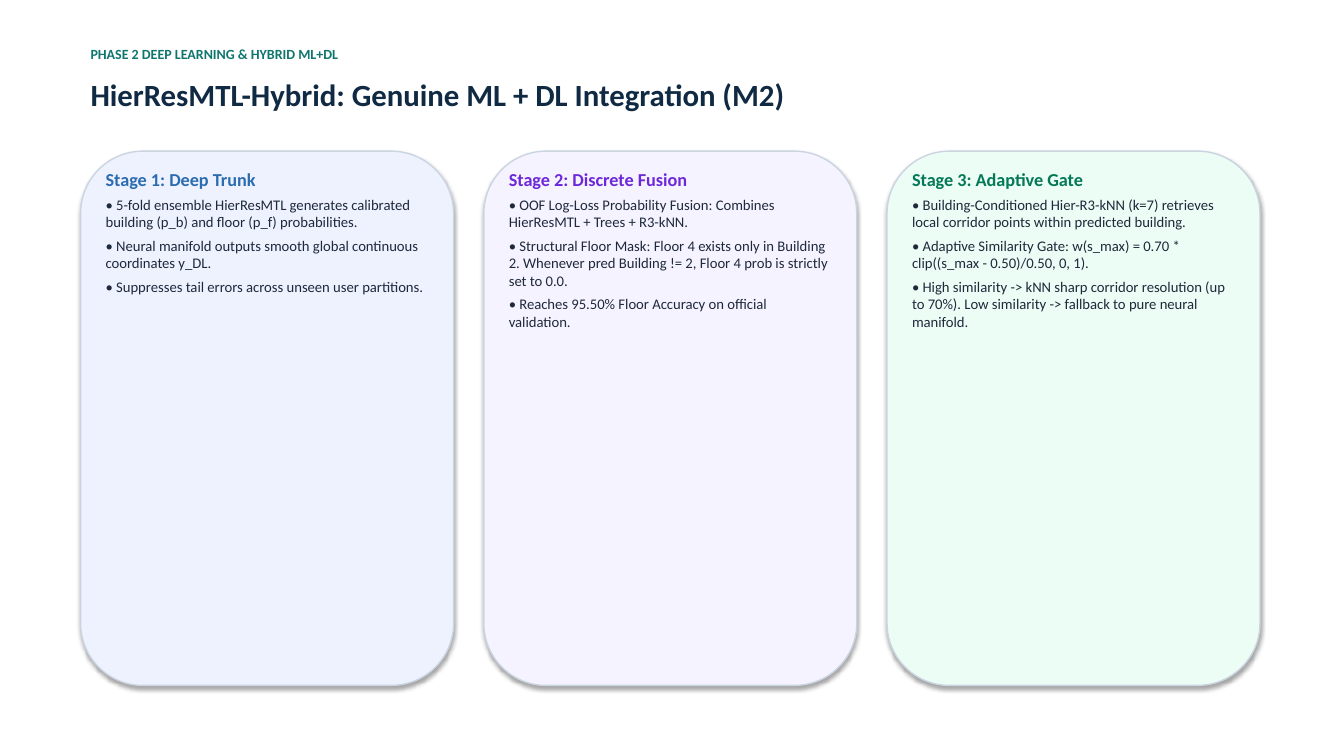
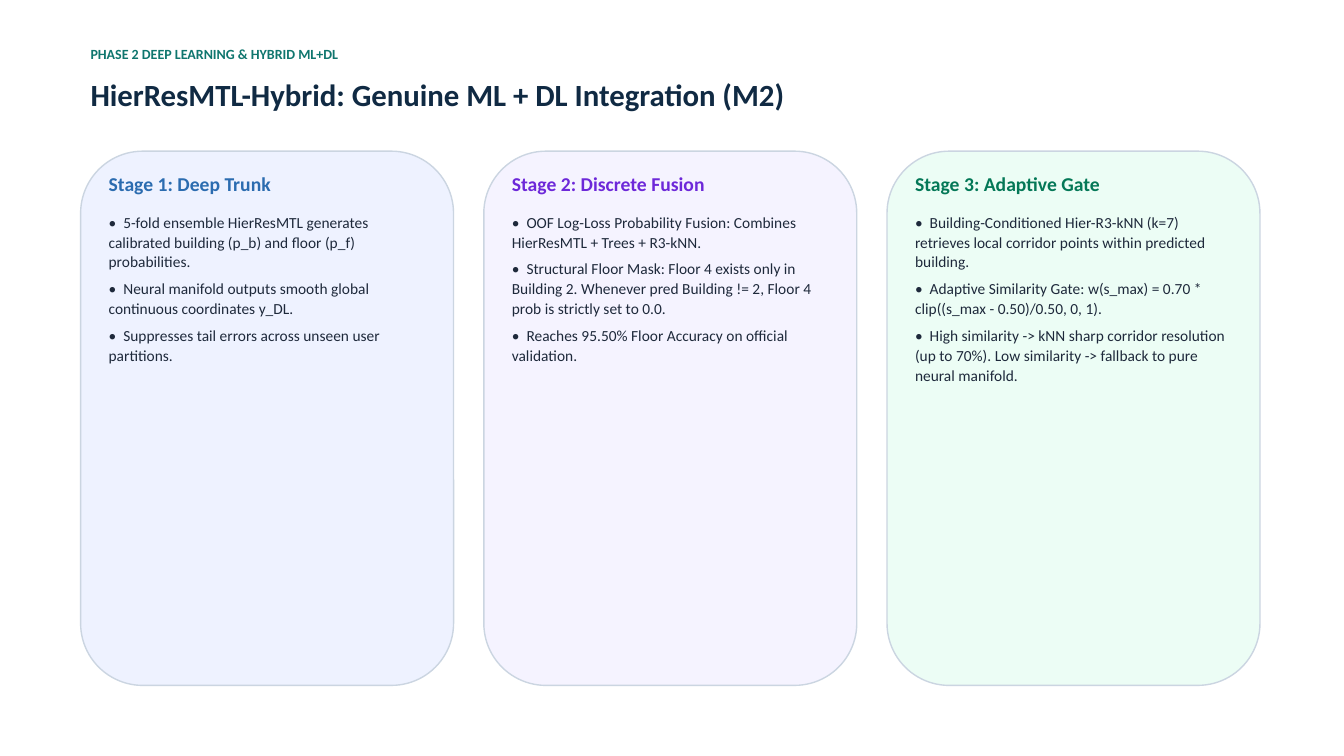
Before and after one commit to vedpawar2254/Indoor-location-prediction-using-wifi-signals, a slide deck: slide 6 of presentation/Phase2_Presentation.pptx. Drawn at 1344x756 pixels with LibreOffice and Linux fonts; fonts in the diff are those of the drawing. Boxes give left, top, right and bottom in pixels: in the first picture for what was removed or moved away, otherwise in the second. Text is boxed around its words. In the diff, an @@ line names an element or a change of style, - is before the commit and + after.

Commit message:
Rebuild architecture diagram cleanly; fix presentation overflow and stale numbers
Architecture diagram (p2_architecture_diagram.png) — full rewrite:
- Replace the hand-placed matplotlib boxes/arrows (which overlapped boxes and
  slashed a diagonal line across the figure) with a node class that exposes edge
  anchors, so every arrow now attaches border-to-border and curved edges route
  cleanly around boxes instead of through them.
- Render real math (FiLM h⊙(1+γ(p_b))+β(p_b), Kendall Σ e^-s_k L_k + ½ s_k, the
  adaptive gate) via matplotlib mathtext instead of cramped ASCII.
- Larger canvas, even lane spacing, generous padding, title clearance.

Presentation deck:
- add_card now auto-fits text to the shape (TEXT_TO_FIT_SHAPE) so long bullet
  lists no longer overflow the fixed-height cards; roomier padding and spacing.
- Widen the slide-title box and shrink long titles so headers never clip.
- Convert ASCII math in bullets to proper Unicode (γ, β, Δ, subscripts, ⊙, Σ).
- Fix stale ablation/literature numbers that were slide-local and missed earlier:
  R2 44.50/38.38 m (was 37.18/30.65), R3-noRel 13.45 m (was 12.39), SAE-MTL
  10.25/11.54 m (was 10.48/12.61), CNNLoc 22.91/24.96 m (was 24.75/27.61).

Verified by rendering the actual PPTX (via LibreOffice) slide-by-slide. Rebuilt
the deck (PPTX+PDF), the report PDF (new diagram embedded), and the notebook.

```diff
--- a/presentation/Phase2_Presentation.pptx
+++ b/presentation/Phase2_Presentation.pptx
@@ text "Stage 1: Deep Trunk" at [109, 177, 380, 364]: size 13 to 14 pt in "Stage 1: Deep Trunk"; size 10.5 to 11 pt; more space between paragraphs; line spacing 1 to 1.08 @@
@@ text "Stage 2: Discrete Fusion" at [512, 177, 811, 361]: size 13 to 14 pt in "Stage 2: Discrete Fusion"; size 10.5 to 11 pt; more space between paragraphs; line spacing 1 to 1.08 @@
@@ shadow off in 3 elements at [81, 151, 454, 686], [484, 151, 857, 686], [887, 151, 1260, 686] @@
@@ text "Stage 3: Adaptive Gate" at [915, 177, 1224, 381]: size 13 to 14 pt in "Stage 3: Adaptive Gate"; size 10.5 to 11 pt; more space between paragraphs; line spacing 1 to 1.08 @@
```
Also in this commit, not shown: 9 other slides changed, 7 other files.
